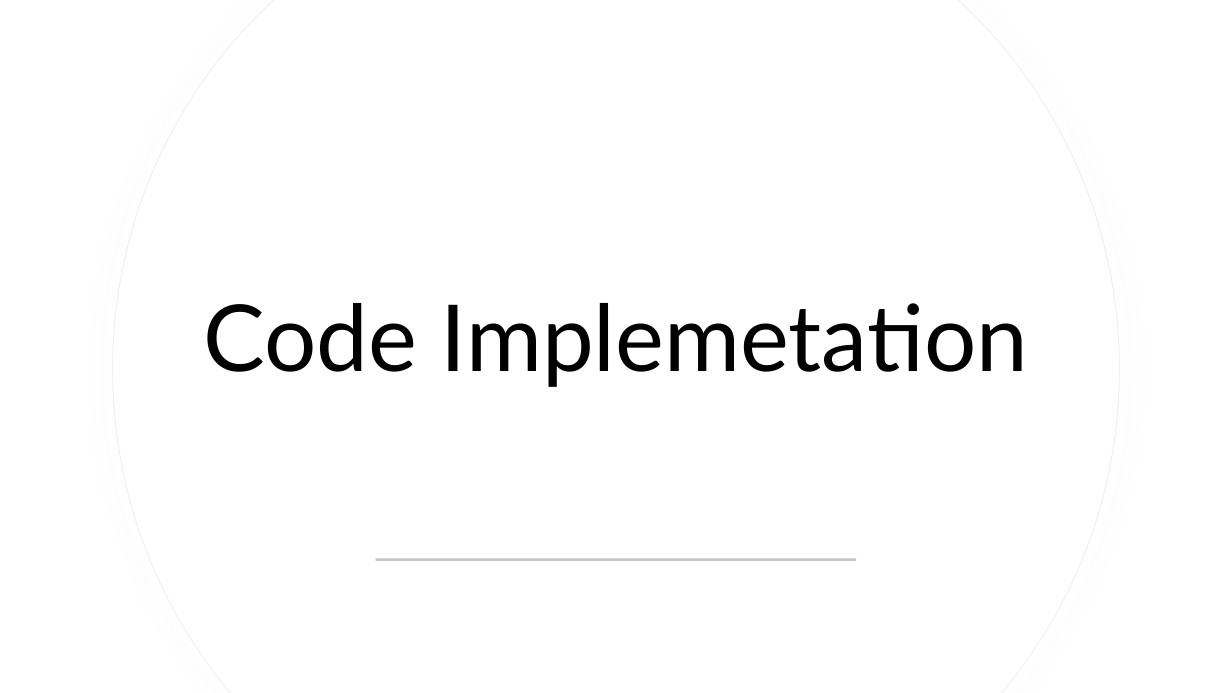
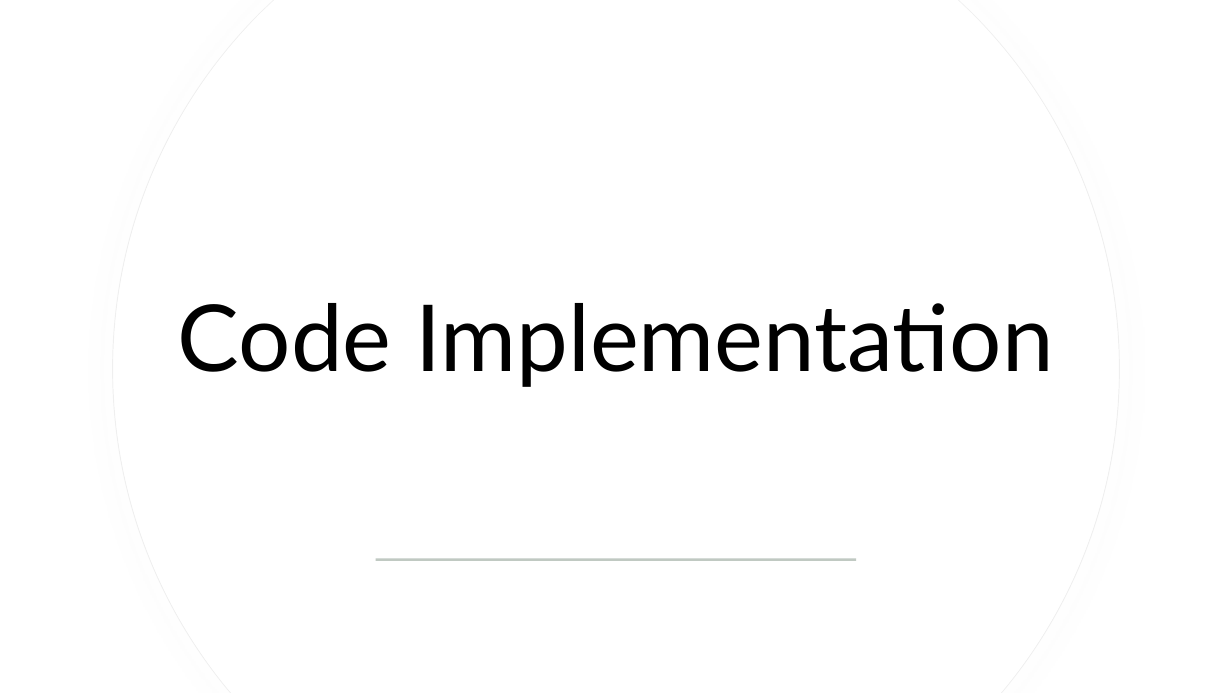
Before and after one commit to JasmeetMatta/Precision-Farming-Bot, a slide deck: slide 15 of Presentation/Precision Farming Using Autonomous Vehicle.pptx (slide 13 before the commit). Drawn at 1232x693 pixels with LibreOffice and Linux fonts; fonts in the diff are those of the drawing. Boxes give left, top, right and bottom in pixels: in the first picture for what was removed or moved away, otherwise in the second. Text is boxed around its words. In the diff, an @@ line names an element or a change of style, - is before the commit and + after.

```diff
--- a/Presentation/Precision Farming Using Autonomous Vehicle.pptx
+++ b/Presentation/Precision Farming Using Autonomous Vehicle.pptx
@@ title at (x1=178, y1=303, x2=1053, y2=387): text changed @@
-Code Implemetation
+Code Implementation
```
Also in this commit, not shown: 1 other slide changed, 8 slides added.
